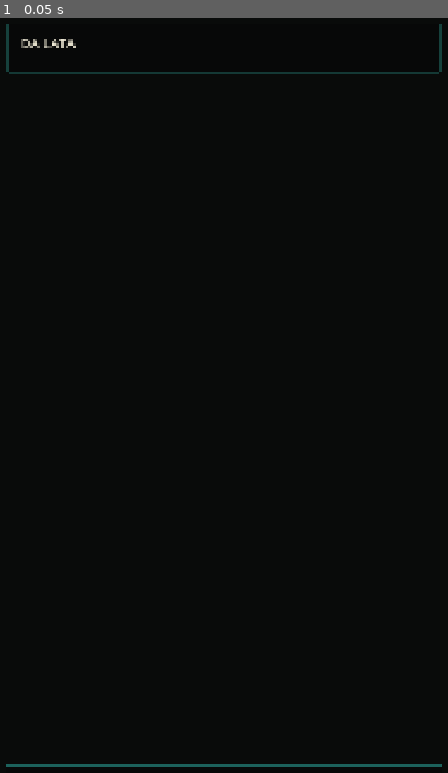
Above: before the commit, frame 1.
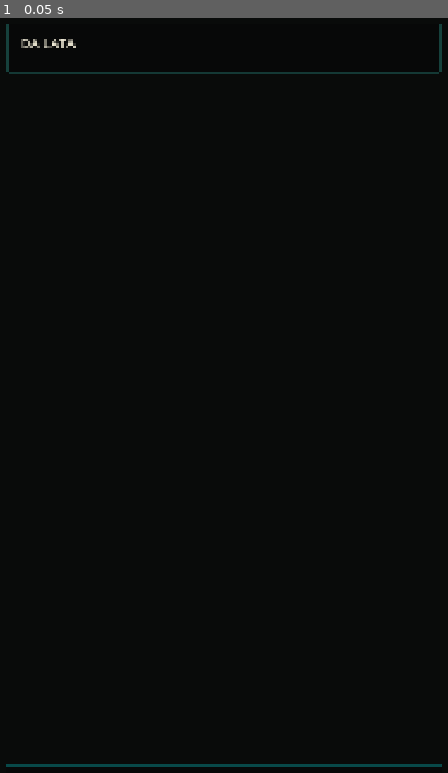
Above: after the commit, the same moment.

Repository: az1nn/growing-rio
Game: Godot game, scene res://scenes/ui/v1/dalata_screen_shell.tscn
Two runs of this game, one before a commit and one after it. Both use one fixed random seed, a clock stepped at 60 frames per second and the inputs below. This scene is started directly instead of the project's main scene.
Inputs:
- Up to frame 1 (0.05 s): no input

The runs differ from the first frame. In frame 1, 0.4% of the frame differs, in the area x 1-99%, y 98-100%.

Commit message:
feat(ui): apply approved neon control grammar

Diff:
--- a/resources/ui/v1/dalata_ui_tokens.gd
+++ b/resources/ui/v1/dalata_ui_tokens.gd
@@ -14,7 +14,7 @@
 const NAV_HEIGHT := 76
 const BORDER_WIDTH := 2
 const FOCUS_BORDER_WIDTH := 3
-const CORNER_RADIUS := 2
+const CORNER_RADIUS := 8
 
 const PORTRAIT_SAFE_MARGIN := 16
 const TOP_REGION_MIN_HEIGHT := 64
@@ -28,8 +28,9 @@
 const TEXT_MUTED := Color(0.63, 0.67, 0.62, 1.0)
 const AMBER_PRIMARY := Color(0.95, 0.61, 0.17, 1.0)
 const AMBER_DARK := Color(0.36, 0.21, 0.08, 1.0)
-const CYAN_SYSTEM := Color(0.18, 0.78, 0.84, 1.0)
-const TEAL_SECONDARY := Color(0.14, 0.48, 0.45, 1.0)
+const CYAN_SYSTEM := Color(0.20, 0.92, 0.92, 1.0)
+const NEON_MINT := Color(0.08, 0.96, 0.72, 1.0)
+const TEAL_SECONDARY := Color(0.04, 0.36, 0.36, 1.0)
 const MAGENTA_EVENT := Color(0.86, 0.23, 0.52, 1.0)
 const OXIDE_RISK := Color(0.82, 0.28, 0.16, 1.0)
 const LOCKED_GREY := Color(0.37, 0.40, 0.38, 1.0)
@@ -45,8 +46,8 @@
             }
         2:
             return {
-                "surface": CYAN_SYSTEM.darkened(0.78),
-                "surface_hover": CYAN_SYSTEM.darkened(0.64),
+                "surface": Color(0.015, 0.105, 0.120, 0.96),
+                "surface_hover": Color(0.020, 0.155, 0.165, 0.98),
                 "border": CYAN_SYSTEM,
                 "text": TEXT_PRIMARY,
             }
--- a/scenes/ui/v1/dalata_button.gd
+++ b/scenes/ui/v1/dalata_button.gd
@@ -130,16 +130,16 @@
     )
 
 func _apply_navigation_theme() -> void:
-    var selected_border := Tokens.AMBER_DARK
-    var normal_border := Tokens.TEAL_SECONDARY.darkened(0.18)
-    var hover_border := Tokens.CYAN_SYSTEM.darkened(0.06)
-    var selected_surface := Tokens.INK_900
-    var text_color := Tokens.AMBER_PRIMARY if _selected else Tokens.TEXT_PRIMARY
+    var selected_border := Tokens.NEON_MINT
+    var normal_border := Tokens.TEAL_SECONDARY.lightened(0.10)
+    var hover_border := Tokens.CYAN_SYSTEM
+    var selected_surface := Color(0.015, 0.155, 0.145, 0.98)
+    var text_color := Tokens.NEON_MINT if _selected else Tokens.TEXT_PRIMARY
 
     add_theme_stylebox_override(
         "normal",
         _nav_style(
-            selected_surface if _selected else Tokens.INK_950,
+            selected_surface if _selected else Color(0.012, 0.060, 0.066, 0.94),
             selected_border if _selected else normal_border,
             _selected,
             false,
@@ -148,7 +148,7 @@
     add_theme_stylebox_override(
         "hover",
         _nav_style(
-            selected_surface.lightened(0.06) if _selected else Tokens.INK_800,
+            selected_surface.lightened(0.04) if _selected else Color(0.018, 0.105, 0.112, 0.98),
             selected_border if _selected else hover_border,
             _selected,
             false,
@@ -157,7 +157,7 @@
     add_theme_stylebox_override(
         "pressed",
         _nav_style(
-            selected_surface if _selected else Tokens.INK_800,
+            selected_surface.darkened(0.06) if _selected else Color(0.014, 0.085, 0.092, 1.0),
             selected_border if _selected else hover_border,
             _selected,
             true,
@@ -165,39 +165,42 @@
     )
     add_theme_stylebox_override(
         "focus",
-        _focus_style(Tokens.MAGENTA_EVENT if _selected else Tokens.CYAN_SYSTEM),
+        _focus_style(Tokens.NEON_MINT if _selected else Tokens.CYAN_SYSTEM),
     )
     var disabled_style := _nav_style(
         Tokens.INK_950,
         Tokens.LOCKED_GREY,
-        _selected,
         false,
-    )
-    disabled_style.border_width_bottom = 4
+        false,
+    )
+    disabled_style.border_width_bottom = 3
     add_theme_stylebox_override("disabled", disabled_style)
     add_theme_color_override("font_color", text_color)
     add_theme_color_override("font_hover_color", text_color)
     add_theme_color_override("font_pressed_color", text_color)
     add_theme_color_override("font_focus_color", text_color)
     add_theme_color_override("font_disabled_color", Tokens.TEXT_MUTED)
-    add_theme_font_size_override("font_size", 18)
+    add_theme_font_size_override("font_size", 17)
 
 func _nav_style(background: Color, border: Color, selected: bool, pressed: bool) -> StyleBoxFlat:
     var style := StyleBoxFlat.new()
     style.bg_color = background
     style.border_color = border
-    style.border_width_left = 4 if selected else 1
-    style.border_width_top = 2 if selected else 1
-    style.border_width_right = 2 if selected else 1
-    style.border_width_bottom = 6 if selected else 4
-    style.corner_radius_top_left = 0
-    style.corner_radius_top_right = 0
-    style.corner_radius_bottom_left = 0
-    style.corner_radius_bottom_right = 0
-    style.content_margin_left = 6.0 + (1.0 if pressed else 0.0)
-    style.content_margin_right = 6.0
+    style.border_width_left = 2
+    style.border_width_top = 2
+    style.border_width_right = 2
+    style.border_width_bottom = 4 if selected else 2
+    style.corner_radius_top_left = 7
+    style.corner_radius_top_right = 7
+    style.corner_radius_bottom_left = 7
+    style.corner_radius_bottom_right = 7
+    style.content_margin_left = 32.0 + (1.0 if pressed else 0.0)
+    style.content_margin_right = 9.0
     style.content_margin_top = 9.0 + (1.0 if pressed else 0.0)
     style.content_margin_bottom = 9.0
+    if selected:
+        style.shadow_color = Color(Tokens.NEON_MINT, 0.30)
+        style.shadow_size = 4
     return style
 
 func _style(
@@ -218,11 +221,9 @@
         Role.PRIMARY:
             bottom += 4
         Role.SECONDARY:
-            left += 3
             bottom += 2
         Role.UTILITY:
-            left += 3
-            bottom += 3
+            bottom += 2
         Role.DANGER_RISK:
             left += 4
             bottom += 3
@@ -237,14 +238,17 @@
     style.border_width_top = top
     style.border_width_right = right
     style.border_width_bottom = bottom
-    style.corner_radius_top_left = 0
-    style.corner_radius_top_right = 0
-    style.corner_radius_bottom_left = 0
-    style.corner_radius_bottom_right = 0
-    style.content_margin_left = 16.0 + (2.0 if pressed else 0.0)
-    style.content_margin_right = 16.0
+    style.corner_radius_top_left = Tokens.CORNER_RADIUS
+    style.corner_radius_top_right = Tokens.CORNER_RADIUS
+    style.corner_radius_bottom_left = Tokens.CORNER_RADIUS
+    style.corner_radius_bottom_right = Tokens.CORNER_RADIUS
+    style.content_margin_left = 48.0 + (2.0 if pressed else 0.0)
+    style.content_margin_right = 28.0
     style.content_margin_top = 12.0 + (2.0 if pressed else 0.0)
     style.content_margin_bottom = 12.0
+    if role == Role.UTILITY:
+        style.shadow_color = Color(Tokens.CYAN_SYSTEM, 0.22)
+        style.shadow_size = 3
     return style
 
 func _focus_style(border: Color) -> StyleBoxFlat:
@@ -264,3 +268,25 @@
     style.expand_margin_right = 2.0
     style.expand_margin_bottom = 2.0
     return style
+
+func _draw() -> void:
+    if role != Role.UTILITY or disabled:
+        return
+
+    var accent := Tokens.NEON_MINT
+    var mid_y := size.y * 0.5
+    var left_x := 18.0
+    if String(semantic_action_id).contains("contracts"):
+        draw_rect(Rect2(left_x, mid_y - 11.0, 18.0, 22.0), Color.TRANSPARENT, false, 2.0)
+        draw_line(Vector2(left_x + 4.0, mid_y - 4.0), Vector2(left_x + 14.0, mid_y - 4.0), accent, 2.0, true)
+        draw_line(Vector2(left_x + 4.0, mid_y + 2.0), Vector2(left_x + 14.0, mid_y + 2.0), accent, 2.0, true)
+        draw_line(Vector2(left_x + 4.0, mid_y + 8.0), Vector2(left_x + 11.0, mid_y + 8.0), accent, 2.0, true)
+    elif String(semantic_action_id).contains("buyers"):
+        draw_circle(Vector2(left_x + 8.0, mid_y - 6.0), 4.0, accent)
+        draw_circle(Vector2(left_x + 19.0, mid_y - 4.0), 3.0, accent)
+        draw_arc(Vector2(left_x + 9.0, mid_y + 8.0), 9.0, PI, TAU, 20, accent, 3.0, true)
+        draw_arc(Vector2(left_x + 20.0, mid_y + 8.0), 6.0, PI, TAU, 16, accent, 2.0, true)
+
+    var x := size.x - 14.0
+    draw_line(Vector2(x - 5.0, mid_y - 6.0), Vector2(x, mid_y), accent, 2.0, true)
+    draw_line(Vector2(x, mid_y), Vector2(x - 5.0, mid_y + 6.0), accent, 2.0, true)
--- a/scenes/ui/v1/dalata_nav_tab.gd
+++ b/scenes/ui/v1/dalata_nav_tab.gd
@@ -14,22 +14,42 @@
     queue_redraw()
 
 func _draw() -> void:
+    var accent := UITokens.NEON_MINT if is_selected() else UITokens.CYAN_SYSTEM
+    _draw_destination_icon(accent)
+
     if not is_selected():
         return
 
-    var notch := PackedVector2Array([
-        Vector2(size.x - 22.0, 0.0),
-        Vector2(size.x, 0.0),
-        Vector2(size.x, 22.0),
-    ])
-    draw_colored_polygon(notch, UITokens.MAGENTA_EVENT)
-    draw_rect(
-        Rect2(Vector2(8.0, 6.0), Vector2(maxf(0.0, size.x - 30.0), 3.0)),
-        UITokens.AMBER_PRIMARY,
-    )
-    draw_line(
-        Vector2(10.0, size.y - 8.0),
-        Vector2(size.x - 10.0, size.y - 8.0),
-        UITokens.CYAN_SYSTEM,
-        2.0,
-    )
+    draw_line(Vector2(10.0, 5.0), Vector2(size.x - 10.0, 5.0), UITokens.NEON_MINT, 2.0, true)
+    draw_line(Vector2(10.0, size.y - 6.0), Vector2(size.x - 10.0, size.y - 6.0), UITokens.CYAN_SYSTEM, 2.0, true)
+    draw_line(Vector2(8.0, 8.0), Vector2(8.0, 18.0), UITokens.NEON_MINT, 2.0, true)
+    draw_line(Vector2(8.0, 8.0), Vector2(18.0, 8.0), UITokens.NEON_MINT, 2.0, true)
+
+func _draw_destination_icon(color: Color) -> void:
+    var id := String(semantic_action_id)
+    var c := Vector2(18.0, size.y * 0.5)
+    if id.ends_with("operation"):
+        draw_line(c + Vector2(-8, 7), c + Vector2(-8, -7), color, 2.0, true)
+        draw_line(c + Vector2(-8, 7), c + Vector2(8, 7), color, 2.0, true)
+        draw_polyline(PackedVector2Array([c + Vector2(-6, 3), c + Vector2(-1, -2), c + Vector2(3, 0), c + Vector2(8, -7)]), color, 2.0, true)
+    elif id.ends_with("market"):
+        draw_line(c + Vector2(-8, -6), c + Vector2(-5, 5), color, 2.0, true)
+        draw_line(c + Vector2(-6, -3), c + Vector2(8, -3), color, 2.0, true)
+        draw_line(c + Vector2(-4, 5), c + Vector2(6, 5), color, 2.0, true)
+        draw_circle(c + Vector2(-2, 9), 1.8, color)
+        draw_circle(c + Vector2(6, 9), 1.8, color)
+    elif id.ends_with("city"):
+        draw_circle(c + Vector2(0, -3), 6.0, Color.TRANSPARENT, false, 2.0)
+        draw_circle(c + Vector2(0, -3), 2.0, color)
+        draw_line(c + Vector2(-4, 2), c + Vector2(0, 9), color, 2.0, true)
+        draw_line(c + Vector2(4, 2), c + Vector2(0, 9), color, 2.0, true)
+    elif id.ends_with("institutional"):
+        draw_polyline(PackedVector2Array([c + Vector2(-9,-4), c + Vector2(0,-9), c + Vector2(9,-4)]), color, 2.0, true)
+        for x in [-6.0, 0.0, 6.0]:
+            draw_line(c + Vector2(x,-2), c + Vector2(x,7), color, 2.0, true)
+        draw_line(c + Vector2(-9,8), c + Vector2(9,8), color, 2.0, true)
+    elif id.ends_with("archive"):
+        draw_rect(Rect2(c + Vector2(-9,-5), Vector2(18,13)), Color.TRANSPARENT, false, 2.0)
+        draw_line(c + Vector2(-8,-5), c + Vector2(-3,-9), color, 2.0, true)
+        draw_line(c + Vector2(-3,-9), c + Vector2(3,-9), color, 2.0, true)
+        draw_line(c + Vector2(3,-9), c + Vector2(6,-5), color, 2.0, true)
